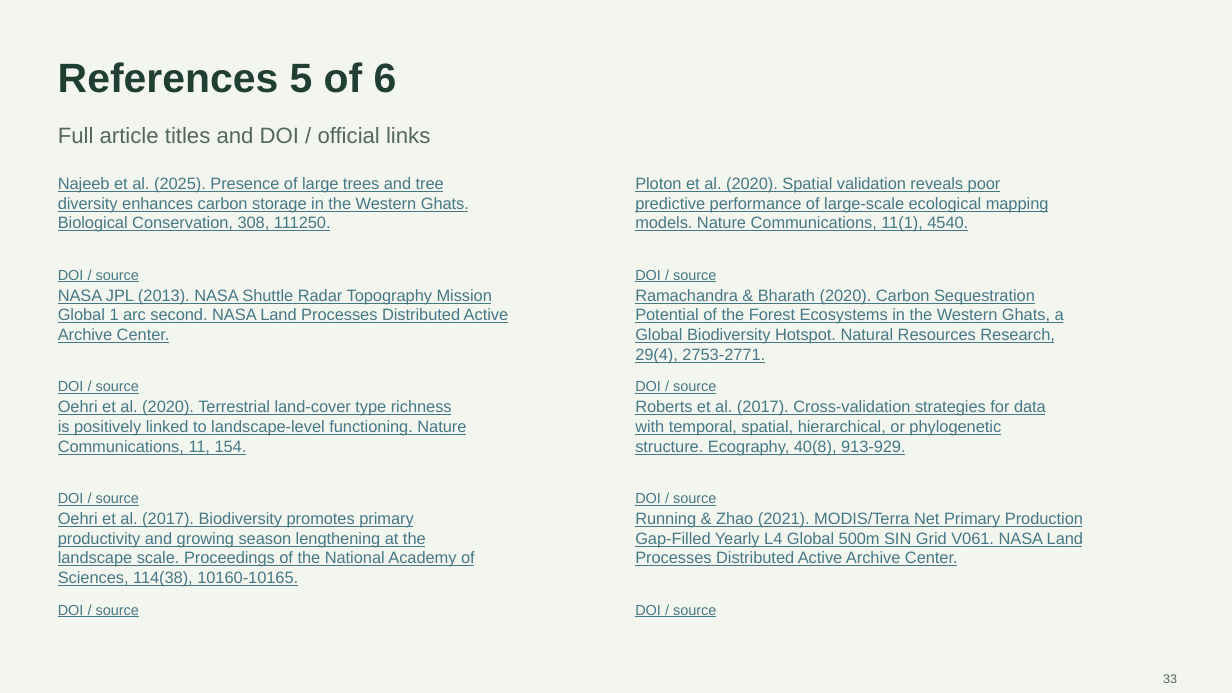
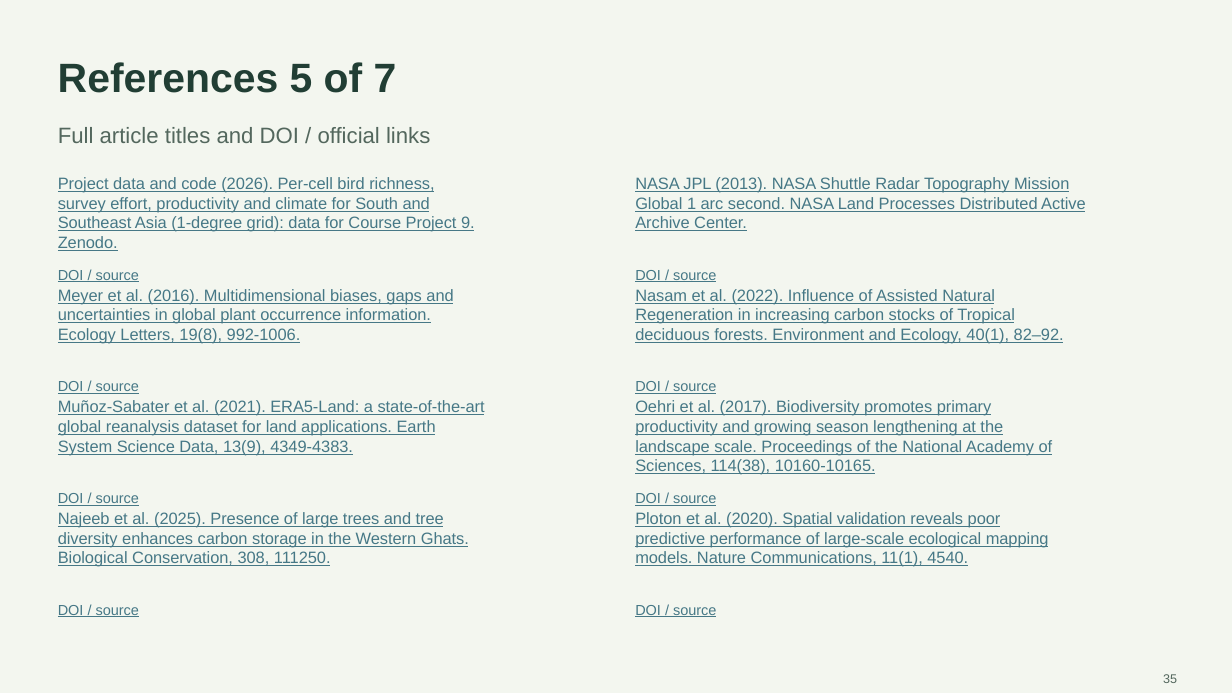
Before and after one commit to Devansh061105/Course-Project-EVST, a slide deck: slide 35 of presentation/final/Final_Evaluation_Biodiversity_Productivity.pptx (slide 33 before the commit). Drawn at 1232x693 pixels with LibreOffice and Linux fonts; fonts in the diff are those of the drawing. Boxes give left, top, right and bottom in pixels: in the first picture for what was removed or moved away, otherwise in the second. Text is boxed around its words. In the diff, an @@ line names an element or a change of style, - is before the commit and + after.

```diff
--- a/presentation/final/Final_Evaluation_Biodiversity_Productivity.pptx
+++ b/presentation/final/Final_Evaluation_Biodiversity_Productivity.pptx
@@ text at [58,62,397,93]: text changed @@
-References 5 of 6
+References 5 of 7
@@ text at [58,177,475,251]: text changed @@
-Najeeb et al. (2025). Presence of large trees and tree
-diversity enhances carbon storage in the Western Ghats.
-Biological Conservation, 308, 111250.
+Project data and code (2026). Per-cell bird richness,
+survey effort, productivity and climate for South and
+Southeast Asia (1-degree grid): data for Course Project 9.
+Zenodo.
@@ text at [635,177,1086,231]: text changed @@
-Ploton et al. (2020). Spatial validation reveals poor
-predictive performance of large-scale ecological mapping
-models. Nature Communications, 11(1), 4540.
+NASA JPL (2013). NASA Shuttle Radar Topography Mission
+Global 1 arc second. NASA Land Processes Distributed Active
+Archive Center.
@@ text at [58,289,453,344]: text changed @@
-NASA JPL (2013). NASA Shuttle Radar Topography Mission
-Global 1 arc second. NASA Land Processes Distributed Active
-Archive Center.
+Meyer et al. (2016). Multidimensional biases, gaps and
+uncertainties in global plant occurrence information.
+Ecology Letters, 19(8), 992-1006.
@@ text at [635,289,1064,344]: text changed @@
-Ramachandra & Bharath (2020). Carbon Sequestration
-Potential of the Forest Ecosystems in the Western Ghats, a
-Global Biodiversity Hotspot. Natural Resources Research,
-29(4), 2753-2771.
+Nasam et al. (2022). Influence of Assisted Natural
+Regeneration in increasing carbon stocks of Tropical
+deciduous forests. Environment and Ecology, 40(1), 82–92.
@@ text at [58,400,485,455]: text changed @@
-Oehri et al. (2020). Terrestrial land-cover type richness
-is positively linked to landscape-level functioning. Nature
-Communications, 11, 154.
+Muñoz-Sabater et al. (2021). ERA5-Land: a state-of-the-art
+global reanalysis dataset for land applications. Earth
+System Science Data, 13(9), 4349-4383.
@@ text at [635,400,1053,475]: text changed @@
-Roberts et al. (2017). Cross‐validation strategies for data
-with temporal, spatial, hierarchical, or phylogenetic
-structure. Ecography, 40(8), 913-929.
+Oehri et al. (2017). Biodiversity promotes primary
+productivity and growing season lengthening at the
+landscape scale. Proceedings of the National Academy of
+Sciences, 114(38), 10160-10165.
@@ text at [58,512,469,567]: text changed @@
-Oehri et al. (2017). Biodiversity promotes primary
-productivity and growing season lengthening at the
-landscape scale. Proceedings of the National Academy of
-Sciences, 114(38), 10160-10165.
+Najeeb et al. (2025). Presence of large trees and tree
+diversity enhances carbon storage in the Western Ghats.
+Biological Conservation, 308, 111250.
@@ text at [635,512,1049,567]: text changed @@
-Running & Zhao (2021). MODIS/Terra Net Primary Production
-Gap-Filled Yearly L4 Global 500m SIN Grid V061. NASA Land
-Processes Distributed Active Archive Center.
+Ploton et al. (2020). Spatial validation reveals poor
+predictive performance of large-scale ecological mapping
+models. Nature Communications, 11(1), 4540.
@@ text at [1163,674,1177,683]: text changed @@
-33
+35
```
Also in this commit, not shown: 29 other slides changed, 9 slides added, 5 slides removed, 6 other files.
